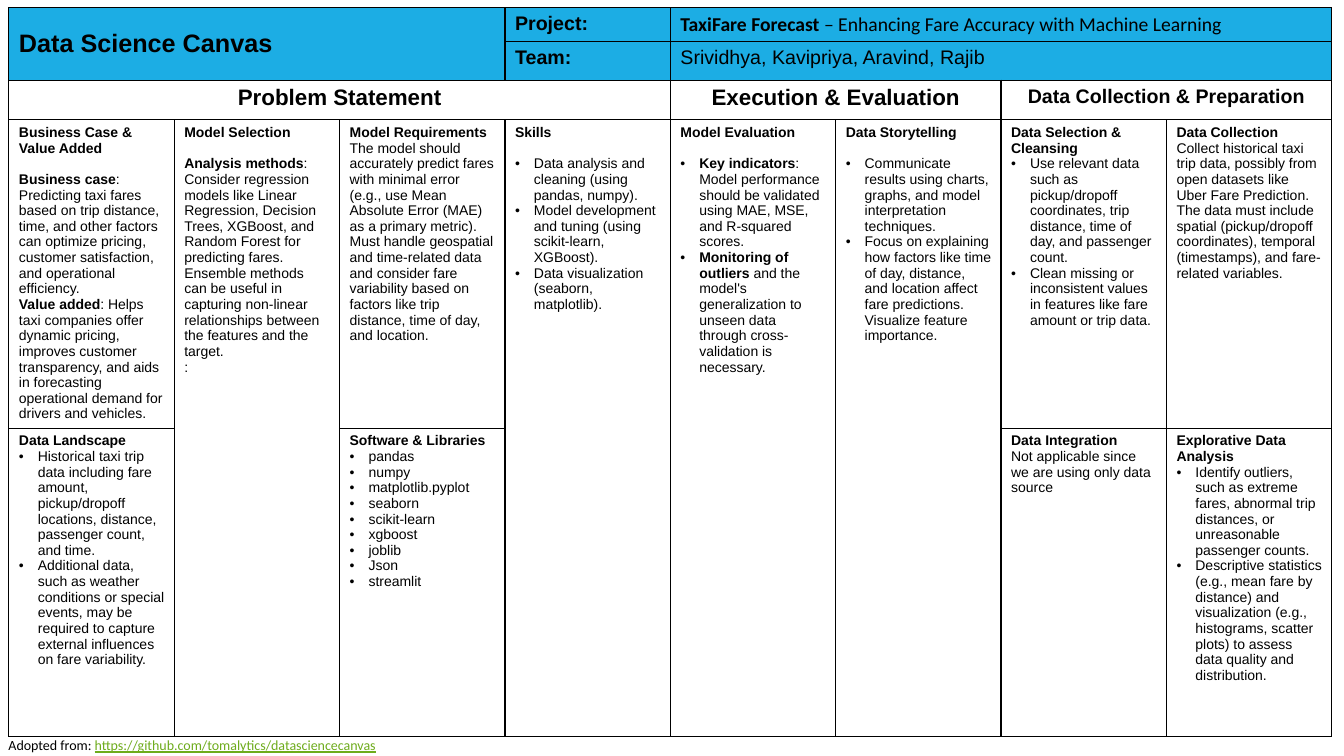
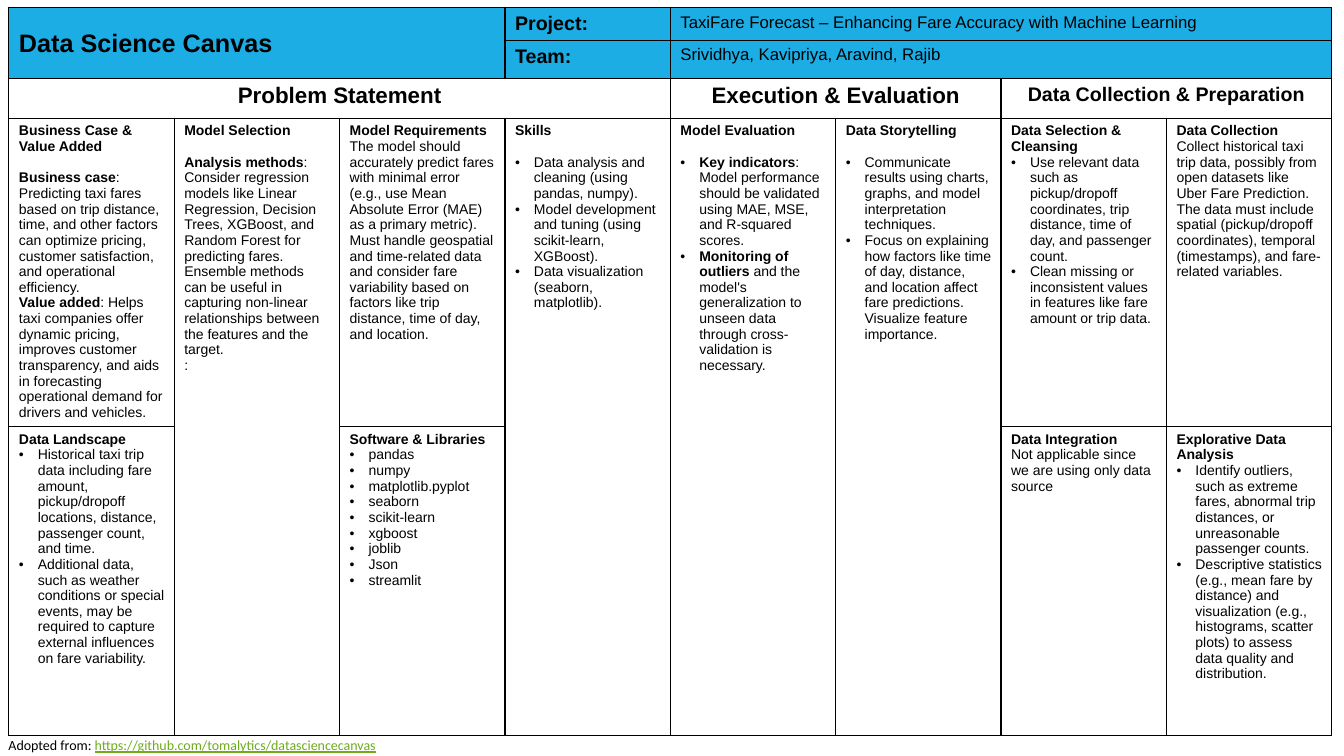
Before and after one commit to aravindsreekumar28/TaxiFare-Forecast, a slide deck: slide 3 of TaxiFare Forecast – Enhancing Fare Accuracy with Machine Learning.pptx. Drawn at 1344x756 pixels with LibreOffice and Linux fonts; fonts in the diff are those of the drawing. Boxes give left, top, right and bottom in pixels: in the first picture for what was removed or moved away, otherwise in the second. Text is boxed around its words. In the diff, an @@ line names an element or a change of style, - is before the commit and + after.

```diff
--- a/TaxiFare Forecast – Enhancing Fare Accuracy with Machine Learning.pptx
+++ b/TaxiFare Forecast – Enhancing Fare Accuracy with Machine Learning.pptx
@@ table at [9,8,1332,753] @@
@@ size 14 to 12 pt in "TaxiFare Forecast – Enhancing Fare Accuracy with ...", "Srividhya, Kavipriya, Aravind, Rajib" @@
@@ font Calibri to Arial in "TaxiFare Forecast – Enhancing Fare Accuracy with ..." @@
@@ bold off in "TaxiFare Forecast" @@
```
Also in this commit, not shown: 7 other slides changed, 1 slide added, 1 other file.
